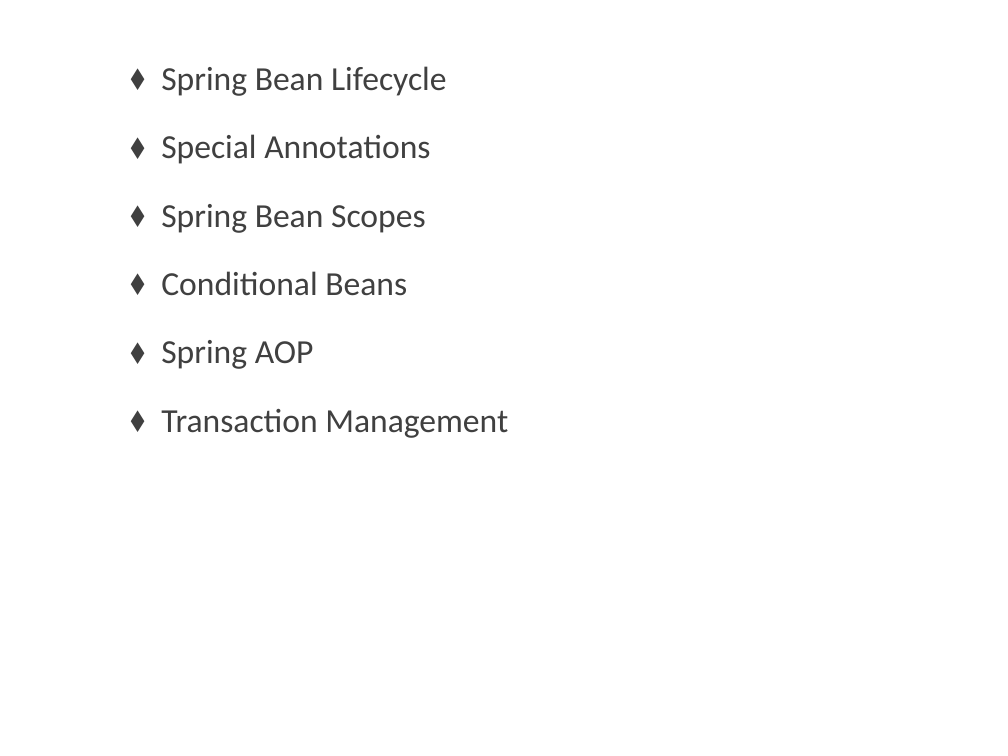
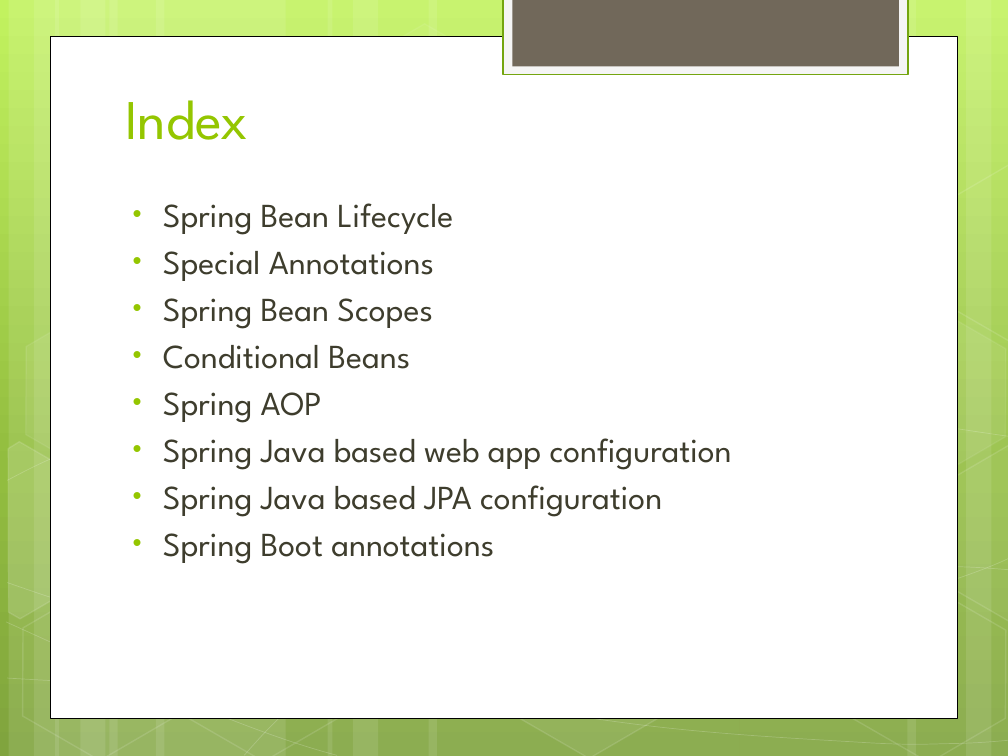
Before and after one commit to trvajjala/interview-preparation, a slide deck: slide 2 of documents/SpringCoreConcepts.pptx. Drawn at 1008x756 pixels with LibreOffice and Linux fonts; fonts in the diff are those of the drawing; background and template pictures are left out. Boxes give left, top, right and bottom in pixels: in the first picture for what was removed or moved away, otherwise in the second. Text is boxed around its words. In the diff, an @@ line names an element or a change of style, - is before the commit and + after.

```diff
--- a/documents/SpringCoreConcepts.pptx
+++ b/documents/SpringCoreConcepts.pptx
@@ background picture (left out) to gradient #C3F35F to #93BF3F to #81A53E @@
@@ rectangle added at (503, 0, 908, 75), fill #F5F5F5, outline #74A510 1.25 pt @@
@@ rectangle added at (512, 0, 898, 67), fill #71685A @@
@@ rectangle added at (50, 36, 958, 718), fill #FFFFFF, outline #000000 0.5 pt @@
@@ title added at (125, 100, 248, 140), 40 pt, text #94C600 @@
+Index
@@ group added at (0, 0, 1008, 756): 12 rectangles, 8 freeform shapes, 8 hexagons @@
@@ text "Spring Bean Lifecycle": place and size @@
-text "Spring Bean Lifecycle" at (161, 66, 508, 438)
+text "Spring Bean Lifecycle" at (163, 203, 732, 564)
@@ text at (163, 203, 453, 423): font Calibri to League Spartan, text colour #404040 to #3E3D2D in "Spring Bean Lifecycle", "Special Annotations", "Spring Bean Scopes", "Conditional Beans" and 1 more places; bullet ⬧ to •; less space between paragraphs @@
@@ text at (163, 438, 732, 564): text changed; font Calibri to League Spartan; text colour #404040 to #3E3D2D @@
-⬧ Transaction Management
+• Spring Java based web app configuration
+• Spring Java based JPA configuration
+• Spring Boot annotations
```
Also in this commit, not shown: 12 other slides changed, 5 slides added, 11 other files.
